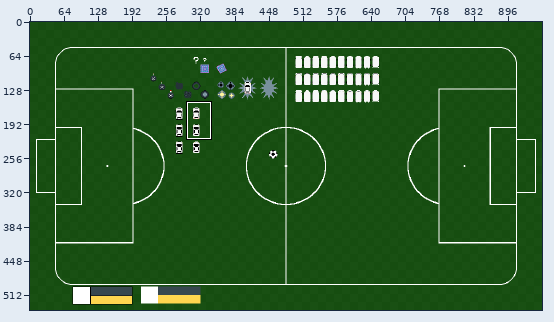
Pixel-art file, stored at Assets/Art/Mock.aseprite. The first picture is a wide view before the edit; the outline marks the close-up.
Close-up. Before the commit:
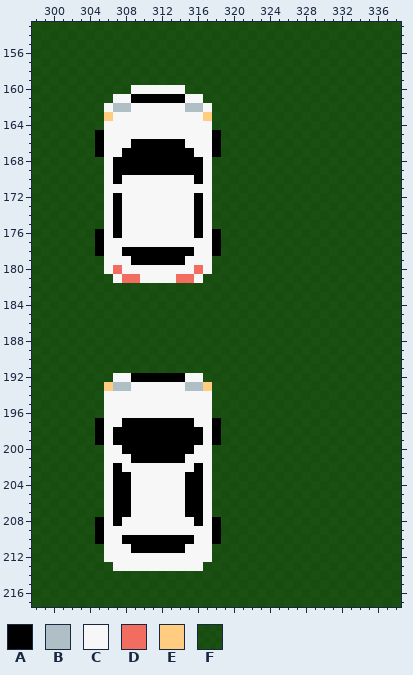
960x540 pixels, 1 frame. Shown: x 298..338, y 153..217.
Visible layers, top first: "Objects", "Lines", "Background" opacity 78%.
Palette (. is transparent): A #000000  B #b0bec5  C #f7f7f7  D #f36c60  E #ffcc80  F #0d5302c6
Pixels before (only the part around the change), first column x 298:
153 FFFFFFFFFFFFFFFFFFFFFFFFFFFFFFFFFFFFFFFFF
154 FFFFFFFFFFFFFFFFFFFFFFFFFFFFFFFFFFFFFFFFF
155 FFFFFFFFFFFFFFFFFFFFFFFFFFFFFFFFFFFFFFFFF
156 FFFFFFFFFFFFFFFFFFFFFFFFFFFFFFFFFFFFFFFFF
157 FFFFFFFFFFFFFFFFFFFFFFFFFFFFFFFFFFFFFFFFF
158 FFFFFFFFFFFFFFFFFFFFFFFFFFFFFFFFFFFFFFFFF
159 FFFFFFFFFFFFFFFFFFFFFFFFFFFFFFFFFFFFFFFFF
160 FFFFFFFFFFFCCCCCCFFFFFFFFFFFFFFFFFFFFFFFF
161 FFFFFFFFFCCAAAAAACCFFFFFFFFFFFFFFFFFFFFFF
162 FFFFFFFFCBBCCCCCCBBCFFFFFFFFFFFFFFFFFFFFF
163 FFFFFFFFECCCCCCCCCCEFFFFFFFFFFFFFFFFFFFFF
164 FFFFFFFFCCCCCCCCCCCCFFFFFFFFFFFFFFFFFFFFF
165 FFFFFFFACCCCCCCCCCCCAFFFFFFFFFFFFFFFFFFFF
166 FFFFFFFACCCAAAAAACCCAFFFFFFFFFFFFFFFFFFFF
167 FFFFFFFACCAAAAAAAACCAFFFFFFFFFFFFFFFFFFFF
168 FFFFFFFFCAAAAAAAAAACFFFFFFFFFFFFFFFFFFFFF
169 FFFFFFFFCAAAAAAAAAACFFFFFFFFFFFFFFFFFFFFF
170 FFFFFFFFCACCCCCCCCACFFFFFFFFFFFFFFFFFFFFF
171 FFFFFFFFCCCCCCCCCCCCFFFFFFFFFFFFFFFFFFFFF
172 FFFFFFFFCACCCCCCCCACFFFFFFFFFFFFFFFFFFFFF
173 FFFFFFFFCACCCCCCCCACFFFFFFFFFFFFFFFFFFFFF
174 FFFFFFFFCACCCCCCCCACFFFFFFFFFFFFFFFFFFFFF
175 FFFFFFFFCACCCCCCCCACFFFFFFFFFFFFFFFFFFFFF
176 FFFFFFFACACCCCCCCCACAFFFFFFFFFFFFFFFFFFFF
177 FFFFFFFACCCCCCCCCCCCAFFFFFFFFFFFFFFFFFFFF
178 FFFFFFFACCAAAAAAAACCAFFFFFFFFFFFFFFFFFFFF
179 FFFFFFFFCCCAAAAAACCCFFFFFFFFFFFFFFFFFFFFF
180 FFFFFFFFCDCCCCCCCCDCFFFFFFFFFFFFFFFFFFFFF
181 FFFFFFFFFCDDCCCCDDCFFFFFFFFFFFFFFFFFFFFFF
182 FFFFFFFFFFFFFFFFFFFFFFFFFFFFFFFFFFFFFFFFF
183 FFFFFFFFFFFFFFFFFFFFFFFFFFFFFFFFFFFFFFFFF
184 FFFFFFFFFFFFFFFFFFFFFFFFFFFFFFFFFFFFFFFFF
185 FFFFFFFFFFFFFFFFFFFFFFFFFFFFFFFFFFFFFFFFF
186 FFFFFFFFFFFFFFFFFFFFFFFFFFFFFFFFFFFFFFFFF
187 FFFFFFFFFFFFFFFFFFFFFFFFFFFFFFFFFFFFFFFFF
188 FFFFFFFFFFFFFFFFFFFFFFFFFFFFFFFFFFFFFFFFF
189 FFFFFFFFFFFFFFFFFFFFFFFFFFFFFFFFFFFFFFFFF
190 FFFFFFFFFFFFFFFFFFFFFFFFFFFFFFFFFFFFFFFFF
191 FFFFFFFFFFFFFFFFFFFFFFFFFFFFFFFFFFFFFFFFF
192 FFFFFFFFFCCAAAAAACCFFFFFFFFFFFFFFFFFFFFFF
193 FFFFFFFFEBBCCCCCCBBEFFFFFFFFFFFFFFFFFFFFF
194 FFFFFFFFCCCCCCCCCCCCFFFFFFFFFFFFFFFFFFFFF
195 FFFFFFFFCCCCCCCCCCCCFFFFFFFFFFFFFFFFFFFFF
196 FFFFFFFFCCCCCCCCCCCCFFFFFFFFFFFFFFFFFFFFF
197 FFFFFFFACCAAAAAAAACCAFFFFFFFFFFFFFFFFFFFF
198 FFFFFFFACAAAAAAAAAACAFFFFFFFFFFFFFFFFFFFF
199 FFFFFFFACAAAAAAAAAACAFFFFFFFFFFFFFFFFFFFF
200 FFFFFFFFCCAAAAAAAACCFFFFFFFFFFFFFFFFFFFFF
201 FFFFFFFFCCCAAAAAACCCFFFFFFFFFFFFFFFFFFFFF
202 FFFFFFFFCACCCCCCCCACFFFFFFFFFFFFFFFFFFFFF
203 FFFFFFFFCAACCCCCCAACFFFFFFFFFFFFFFFFFFFFF
204 FFFFFFFFCAACCCCCCAACFFFFFFFFFFFFFFFFFFFFF
205 FFFFFFFFCAACCCCCCAACFFFFFFFFFFFFFFFFFFFFF
206 FFFFFFFFCAACCCCCCAACFFFFFFFFFFFFFFFFFFFFF
207 FFFFFFFFCAACCCCCCAACFFFFFFFFFFFFFFFFFFFFF
208 FFFFFFFACACCCCCCCCACAFFFFFFFFFFFFFFFFFFFF
209 FFFFFFFACCCCCCCCCCCCAFFFFFFFFFFFFFFFFFFFF
210 FFFFFFFACCAAAAAAAACCAFFFFFFFFFFFFFFFFFFFF
211 FFFFFFFFCCCAAAAAACCCFFFFFFFFFFFFFFFFFFFFF
212 FFFFFFFFCCCCCCCCCCCCFFFFFFFFFFFFFFFFFFFFF
213 FFFFFFFFFCCCCCCCCCCFFFFFFFFFFFFFFFFFFFFFF
214 FFFFFFFFFFFFFFFFFFFFFFFFFFFFFFFFFFFFFFFFF
215 FFFFFFFFFFFFFFFFFFFFFFFFFFFFFFFFFFFFFFFFF
216 FFFFFFFFFFFFFFFFFFFFFFFFFFFFFFFFFFFFFFFFF
217 FFFFFFFFFFFFFFFFFFFFFFFFFFFFFFFFFFFFFFFFF
The result:
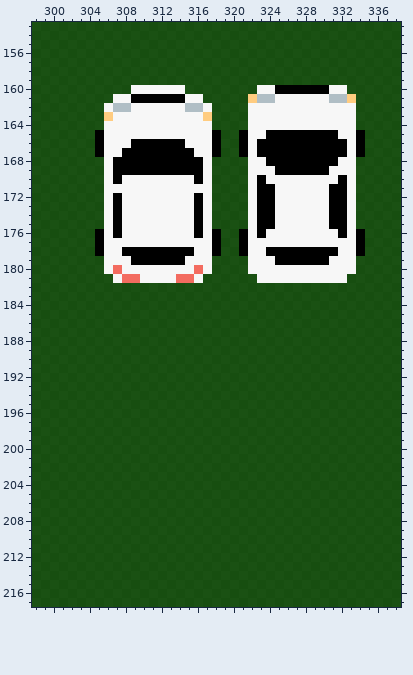
Change:
Layer "Objects":
The edit turns colour F into colour A in row 160 at x 325 to 330; in row 165 at x 321, 324 to 331 and 334; in rows 166 to 167 at x 321, 323 to 332 and 334; in row 168 at x 324 to 331; in row 169 at x 325 to 330; in row 170 at x 323 and 332.
The edit turns colour F into colour A in rows 171 to 175 at x 323 to 324 and 331 to 332; in row 176 at x 321, 323, 332 and 334; in row 177 at x 321 and 334; in row 178 at x 321, 324 to 331 and 334; in row 179 at x 325 to 330.
The edit turns colour F into colour B in row 161 at x 323 to 324 and 331 to 332.
The edit turns colour F into colour C in row 160 at x 323 to 324 and 331 to 332; in row 161 at x 325 to 330; in rows 162 to 164 at x 322 to 333; in row 165 at x 322 to 323 and 332 to 333; in rows 166 to 167 at x 322 and 333; in row 168 at x 322 to 323 and 332 to 333.
The edit turns colour F into colour C in row 169 at x 322 to 324 and 331 to 333; in row 170 at x 322, 324 to 331 and 333; in rows 171 to 175 at x 322, 325 to 330 and 333; in row 176 at x 322, 324 to 331 and 333; in row 177 at x 322 to 333; in row 178 at x 322 to 323 and 332 to 333.
The edit turns colour F into colour C in row 179 at x 322 to 324 and 331 to 333; in row 180 at x 322 to 333; in row 181 at x 323 to 332.
The edit turns colour F into colour E in row 161 at x 322 and 333.
The edit turns colour A into colour F in row 192 at x 309 to 314; in row 197 at x 305, 308 to 315 and 318; in rows 198 to 199 at x 305, 307 to 316 and 318; in row 200 at x 308 to 315; in row 201 at x 309 to 314; in row 202 at x 307 and 316.
The edit turns colour A into colour F in rows 203 to 207 at x 307 to 308 and 315 to 316; in row 208 at x 305, 307, 316 and 318; in row 209 at x 305 and 318; in row 210 at x 305, 308 to 315 and 318; in row 211 at x 309 to 314.
The edit turns colour B into colour F in row 193 at x 307 to 308 and 315 to 316.
The edit turns colour C into colour F in row 192 at x 307 to 308 and 315 to 316; in row 193 at x 309 to 314; in rows 194 to 196 at x 306 to 317; in row 197 at x 306 to 307 and 316 to 317; in rows 198 to 199 at x 306 and 317; in row 200 at x 306 to 307 and 316 to 317.
The edit turns colour C into colour F in row 201 at x 306 to 308 and 315 to 317; in row 202 at x 306, 308 to 315 and 317; in rows 203 to 207 at x 306, 309 to 314 and 317; in row 208 at x 306, 308 to 315 and 317; in row 209 at x 306 to 317; in row 210 at x 306 to 307 and 316 to 317.
The edit turns colour C into colour F in row 211 at x 306 to 308 and 315 to 317; in row 212 at x 306 to 317; in row 213 at x 307 to 316.
The edit turns colour E into colour F in row 193 at x 306 and 317.
